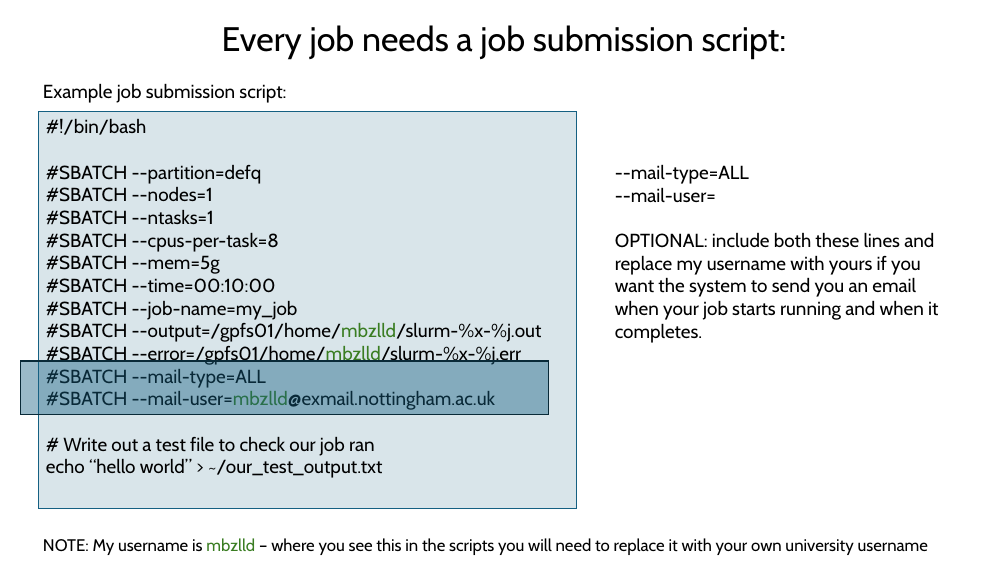
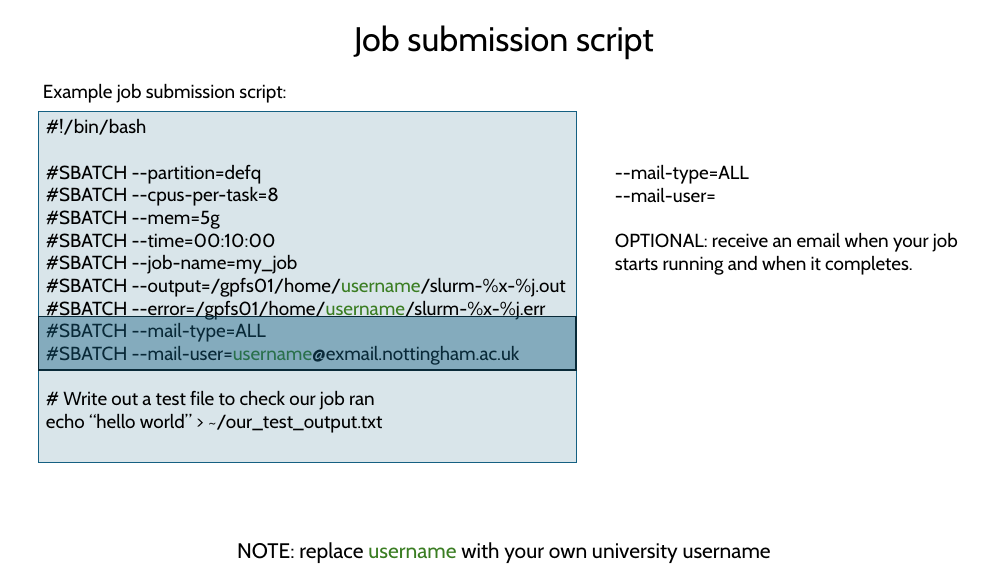
Before and after one commit to BioinformaticsMSc/LIFE4138_2627, a slide deck: slide 15 of UNIX_session_3/Ada_in_depth.pptx (slide 17 before the commit). Drawn at 1008x567 pixels with LibreOffice and Linux fonts; fonts in the diff are those of the drawing. Boxes give left, top, right and bottom in pixels: in the first picture for what was removed or moved away, otherwise in the second. Text is boxed around its words. In the diff, an @@ line names an element or a change of style, - is before the commit and + after.

```diff
--- a/UNIX_session_3/Ada_in_depth.pptx
+++ b/UNIX_session_3/Ada_in_depth.pptx
@@ title at box(354, 25, 654, 59): text changed @@
-Every job needs a job submission script:
+Job submission script
@@ rectangle "#!/bin/bash": place and size @@
-rectangle "#!/bin/bash" at box(39, 111, 576, 508)
+rectangle "#!/bin/bash" at box(39, 111, 576, 462)
@@ text in rectangle at box(46, 187, 214, 225): paragraphs removed @@
-#SBATCH --nodes=1
-#SBATCH --ntasks=1
@@ text at box(615, 232, 958, 275): text changed @@
-OPTIONAL: include both these lines and replace my username with yours if you want the system to send you an email when your job starts running and when it completes.
+OPTIONAL: receive an email when your job starts running and when it completes.
@@ text in rectangle at box(46, 278, 566, 320): text changed @@
-#SBATCH --output=/gpfs01/home/mbzlld/slurm-%x-%j.out
-#SBATCH --error=/gpfs01/home/mbzlld/slurm-%x-%j.err
+#SBATCH --output=/gpfs01/home/username/slurm-%x-%j.out
+#SBATCH --error=/gpfs01/home/username/slurm-%x-%j.err
@@ rectangle: place and size @@
-rectangle at box(20, 361, 548, 414)
+rectangle at box(39, 316, 576, 370)
@@ text in rectangle at box(46, 346, 520, 365): text changed @@
-#SBATCH --mail-user=mbzlld@exmail.nottingham.ac.uk
+#SBATCH --mail-user=username@exmail.nottingham.ac.uk
@@ text at box(237, 542, 771, 563): text changed; size 16 to 20 pt @@
-NOTE: My username is mbzlld – where you see this in the scripts you will need to replace it with your own university username
+NOTE: replace username with your own university username
```
Also in this commit, not shown: 21 other slides changed, 3 slides added, 9 slides removed.
